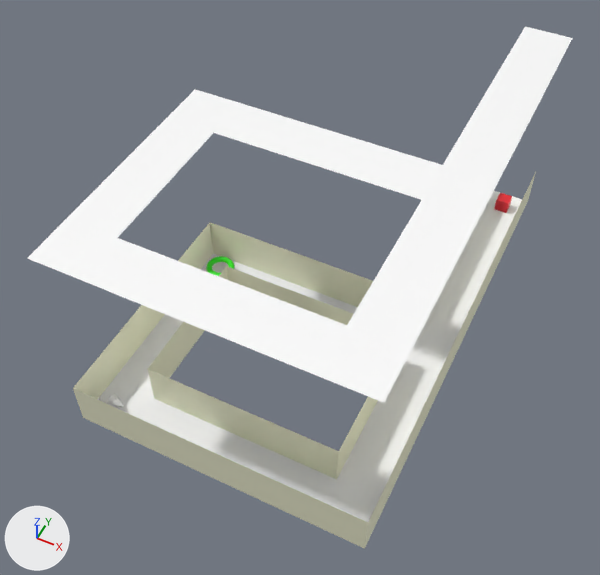
A saved change to the Blender file ImageGenerator/Blender/Environment/square.blend.
Rendered twice from a camera (50 mm lens) standing at (5.6, -27.2, 27.7) and looking at (-4.4, -7.3, 2.8). Arrows for +X, +Y and +Z are at lower left; the lights stay in place.

The scene before the commit, as lines of its bpy script (objects in view):
```python
me_cube = bpy.data.meshes.new('Cube')
me_cube.from_pydata(...)  # a box spanning x -1.0..1.0, y -1.0..1.0, z -1.0..1.0
me_cube.materials.append(mat_cube)  # red #e72833
me_plan_003 = bpy.data.meshes.new('Plan.003')
me_plan_003.from_pydata(...)  # 16 vertices, 4 faces; spans x -11.0..1.0, y -1.0..1.0, z 0.0
me_plan_003.materials.append(mat_plafond)  # white #ffffff
me_plan_010 = bpy.data.meshes.new('Plan.010')
me_plan_010.from_pydata(...)  # 36 vertices, 9 faces; spans x -1.0..1.0, y -1.0..3.0, z 0.0..12.0
me_plan_010.materials.append(mat_mur)  # white #ffffe0
me_torus = bpy.data.meshes.new('Torus')
me_torus.from_pydata(...)  # a torus around z (ring radius 1.0, tube radius 0.25) spanning x -1.25..1.25, y -1.25..1.25, z -0.25..0.25
me_torus.materials.append(mat_matériau)  # green #29e707
ob_cube = bpy.data.objects.new('Cube', me_cube)
ob_cube.location = (1.0, 4.0, 0.3)
ob_cube.scale = (0.3, 0.3, 0.3)
ob_mur = bpy.data.objects.new('Mur', me_plan_010)
ob_mur.location = (-10.0, -10.0, 1.0)
ob_mur.rotation_euler = (0.0, 1.571, 0.0)  # degrees (0, 90, 0)
ob_mur.scale = (1.0, 5.0, 1.0)
ob_plafond = bpy.data.objects.new('Plafond', me_plan_003)
ob_plafond.location = (1.0, -5.0, 9.0)
ob_plafond.scale = (1.0, 10.0, 1.0)
ob_torus = bpy.data.objects.new('Torus', me_torus)
ob_torus.location = (-9.0, -6.0, 0.5)
ob_torus.scale = (0.5, 0.5, 0.5)
# also in view: 'Sol' at (-4.0, -5.0, 0.0)
```
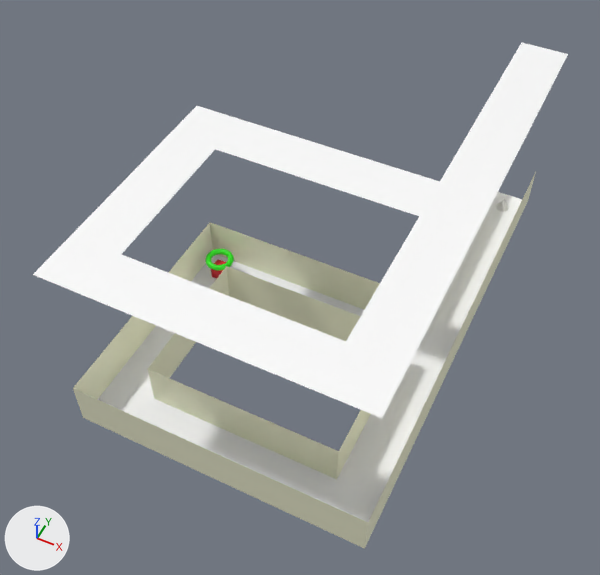
What the commit changed:
Object 'Cube' (ob_cube) moves from (1.0, 4.0, 0.3) to (-9.0, -6.0, 0.3).
Object 'Torus' (ob_torus) moves from (-9.0, -6.0, 0.5) to (-9.0, -6.0, 1.0).
Object 'Plafond' (ob_plafond) moves from (1.0, -5.0, 9.0) to (1.0, -5.0, 8.25).

Pixel boxes (x1, y1, x2, y2) of what changed, in the pictures (600 x 575 px):
'Plafond', moved: before (28, 27, 572, 403); after (33, 43, 568, 418)
'Torus', moved: before (206, 256, 234, 276); after (205, 249, 234, 270)
'Cube', moved: before (494, 193, 512, 213); after (211, 259, 226, 279)
